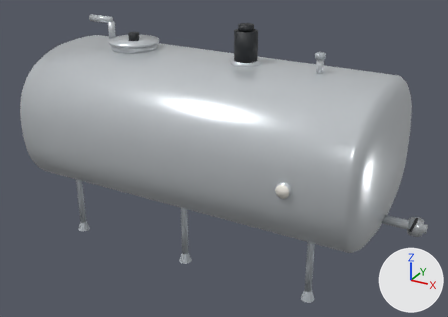
The glTF model molkerei-3d/modelle/lagertank.glb: old version first, new version second.
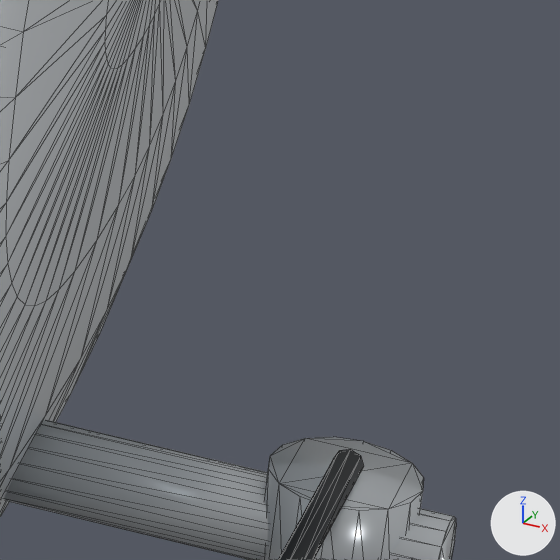
The first picture shows the older version from a 50 mm lens placed at (3.21, -5.57, 3.81), pointed at (0.18, -0.07, 1.06). The close-ups show the older and then the newer version on the part from 85% to 98% of the width and 54% to 72% of the height of that picture. Only the edits that show in the close-ups are written down. The lights are fixed; the arrows at lower right show +X, +Y and +Z. The close-ups show mesh edges as thin lines. Where no turn or scale is listed for an object, it has been applied to the vertices.

Objects in the first close-up: 'hahn', 'hebel', 'mantel', 'rohr'.
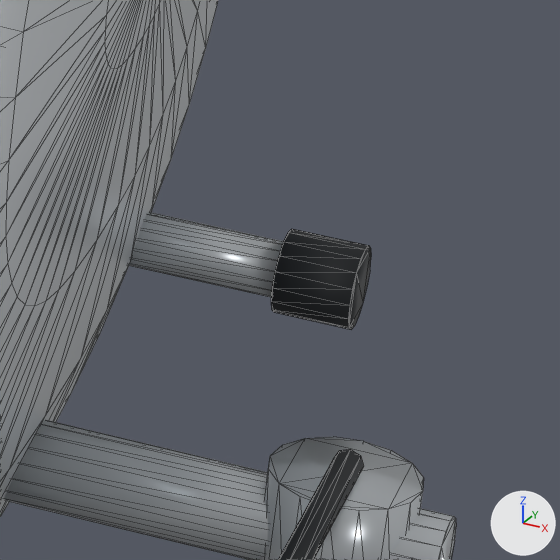
The change in detail:
Mesh me_cylinder_035 is new.
It has 32 vertices, 60 faces and spans x -0.1..0.1, y -0.03..0.03, z -0.03..0.03.
It uses material mat_chrom (light grey #d3d8dc).
Mesh me_cylinder_036 is new.
It is a 16-sided cylinder along x spanning x -0.04..0.04, y -0.045..0.045, z -0.045..0.045.
It uses material mat_schwarz (black #22262a).
Object 'stutzen.005' (ob_stutzen_005) is new; it shows me_cylinder_035.
Its location is (2.05, 0.35, 0.85).
Object 'kopf.001' (ob_kopf_001) is new; it shows me_cylinder_036.
Its location is (2.18, 0.35, 0.85).

What differs and where, as boxes [x1, y1, x2, y2] in the close-ups (560 x 560 px):
'stutzen.005', added
    after: [129, 212, 284, 297]
'kopf.001', added (black)
    after: [271, 229, 371, 329]
